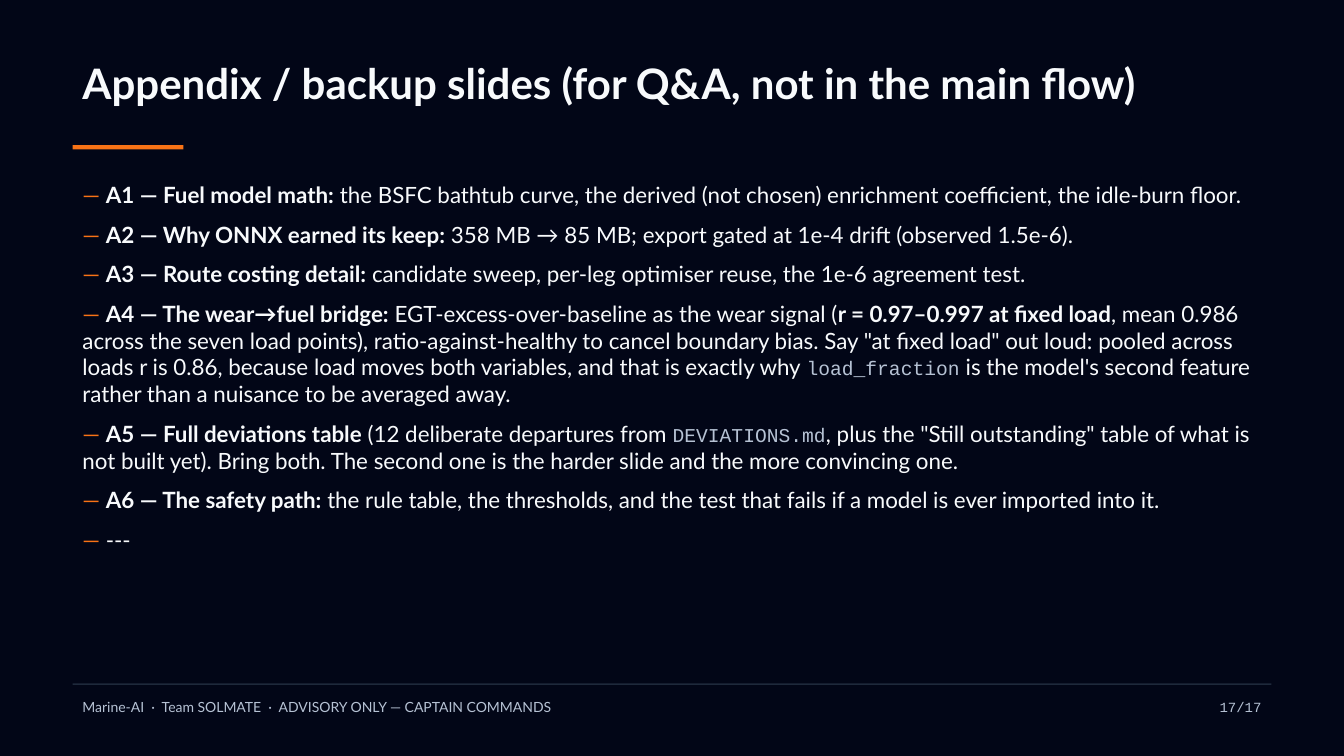
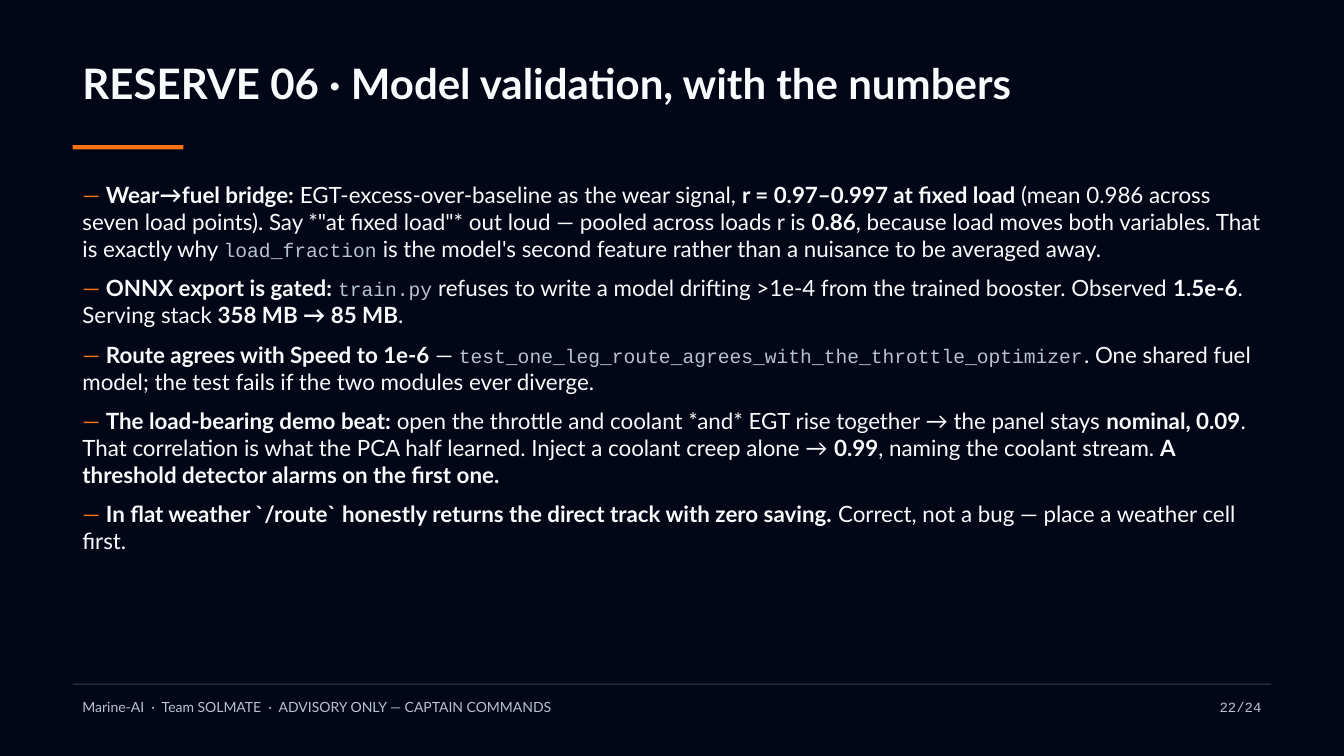
Before and after one commit to JustineSalinas/AIHackathon2026_SOLMATE_MARINE-AI, a slide deck: slide 23 of docs/Marine-AI-Pitch-Deck.pptx (slide 18 before the commit). Drawn at 1344x756 pixels with LibreOffice and Linux fonts; fonts in the diff are those of the drawing. Boxes give left, top, right and bottom in pixels: in the first picture for what was removed or moved away, otherwise in the second. Text is boxed around its words. In the diff, an @@ line names an element or a change of style, - is before the commit and + after.

```diff
--- a/docs/Marine-AI-Pitch-Deck.pptx
+++ b/docs/Marine-AI-Pitch-Deck.pptx
@@ text at box(82, 67, 1011, 105): text changed @@
-Appendix / backup slides (for Q&A, not in the main flow)
+RESERVE 06 · Model validation, with the numbers
@@ text at box(82, 186, 1260, 549): text changed @@
-— A1 — Fuel model math: the BSFC bathtub curve, the derived (not chosen) enrichment coefficient, the idle-burn floor.
-— A2 — Why ONNX earned its keep: 358 MB → 85 MB; export gated at 1e-4 drift (observed 1.5e-6).
-— A3 — Route costing detail: candidate sweep, per-leg optimiser reuse, the 1e-6 agreement test.
-— A4 — The wear→fuel bridge: EGT-excess-over-baseline as the wear signal (r = 0.97–0.997 at fixed load, mean 0.986 across the seven load points), ratio-against-healthy to cancel boundary bias. Say "at fixed load" out loud: pooled across loads r is 0.86, because load moves both variables, and that is exactly why load_fraction is the model's second feature rather than a nuisance to be averaged away.
-— A5 — Full deviations table (12 deliberate departures from DEVIATIONS.md, plus the "Still outstanding" table of what is not built yet). Bring both. The second one is the harder slide and the more convincing one.
-— A6 — The safety path: the rule table, the thresholds, and the test that fails if a model is ever imported into it.
-— ---
+— Wear→fuel bridge: EGT-excess-over-baseline as the wear signal, r = 0.97–0.997 at fixed load (mean 0.986 across seven load points). Say *"at fixed load"* out loud — pooled across loads r is 0.86, because load moves both variables. That is exactly why load_fraction is the model's second feature rather than a nuisance to be averaged away.
+— ONNX export is gated: train.py refuses to write a model drifting >1e-4 from the trained booster. Observed 1.5e-6. Serving stack 358 MB → 85 MB.
+— Route agrees with Speed to 1e-6 — test_one_leg_route_agrees_with_the_throttle_optimizer. One shared fuel model; the test fails if the two modules ever diverge.
+— The load-bearing demo beat: open the throttle and coolant *and* EGT rise together → the panel stays nominal, 0.09. That correlation is what the PCA half learned. Inject a coolant creep alone → 0.99, naming the coolant stream. A threshold detector alarms on the first one.
+— In flat weather `/route` honestly returns the direct track with zero saving. Correct, not a bug — place a weather cell first.
@@ text at box(1220, 702, 1262, 712): text changed @@
-17/17
+22/24
```
Also in this commit, not shown: 17 other slides changed, 7 slides added, 1 other file.
